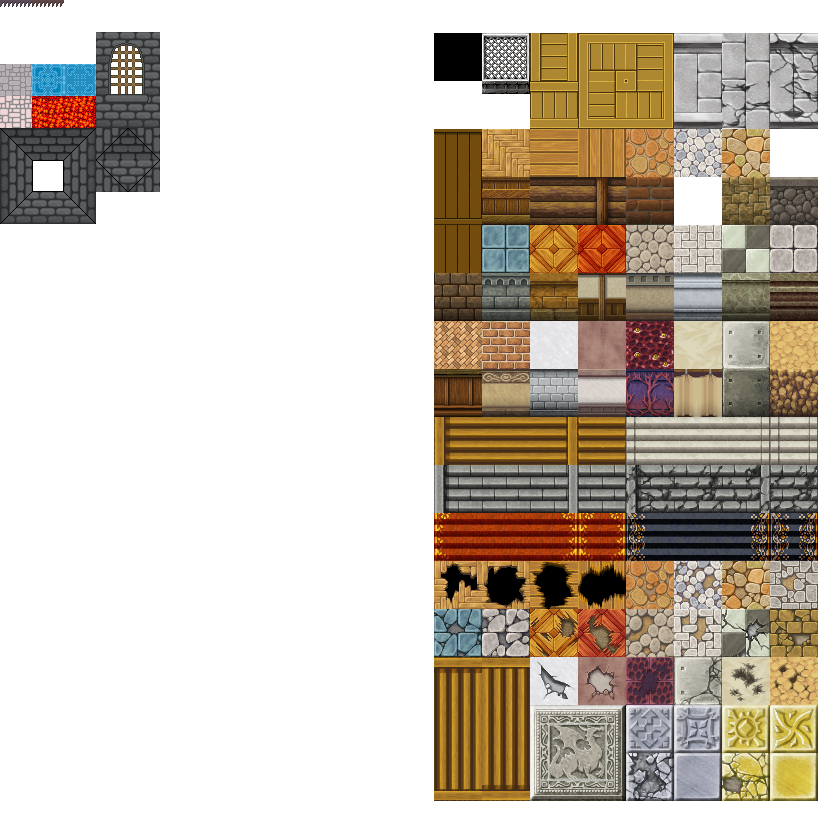
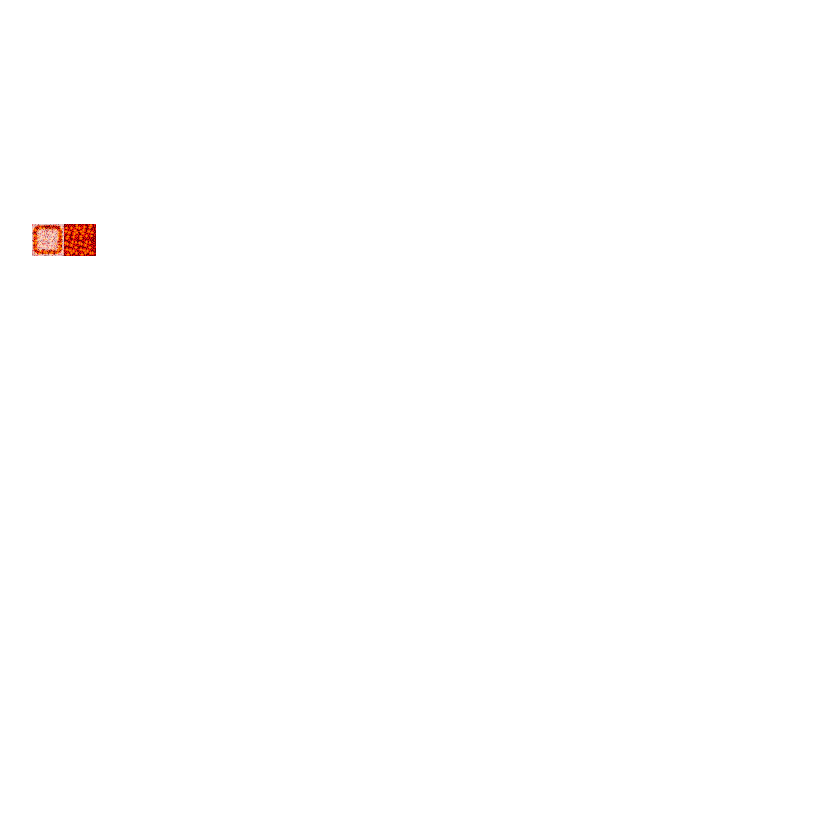
Revision of a layered 832x832 image; what changed, layer by layer:
hid "Layer 4 copy 2" over [128, 128, 160, 160]
hid "Layer 4 copy" over [96, 128, 128, 160]
hid "Layer 4 copy 3" over [128, 160, 160, 192]
hid "Layer 4" over [96, 160, 128, 192]
added layer "Layer 6" above "Layer 5" over [32, 224, 64, 256]
added layer "Layer 5" above "Layer 2" over [64, 224, 96, 256]
hid "Layer 2" over [0, 0, 818, 801]
